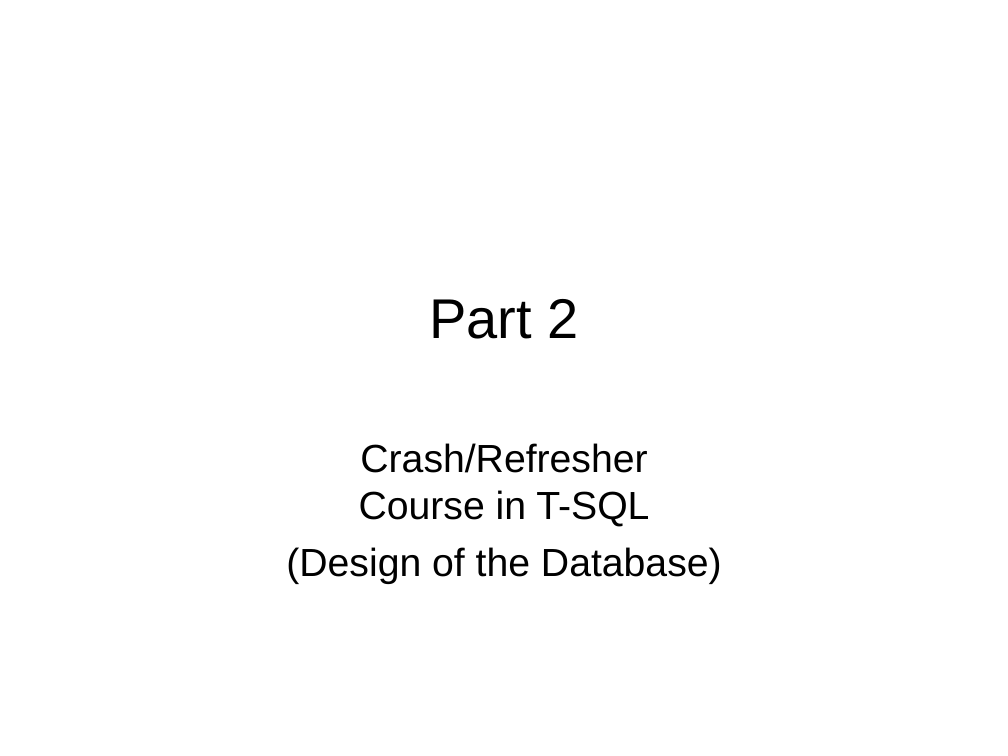
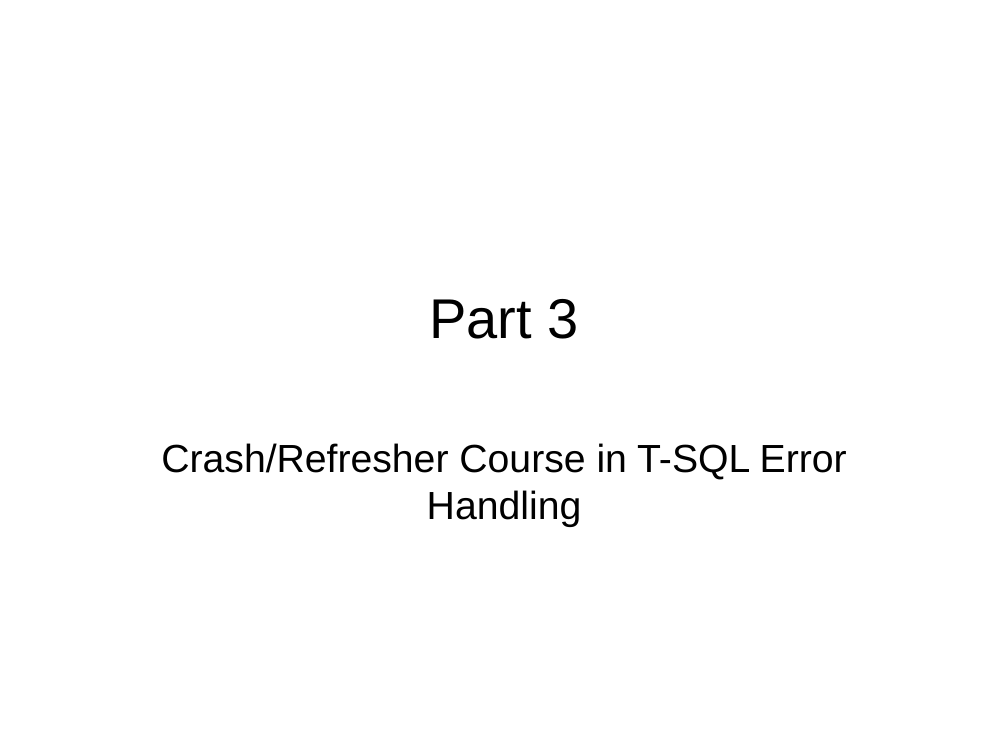
Before and after one commit to LIPHP/Employee-Contact-List, a slide deck: slide 13 of Docs/Using Microsoft SQL Server with PHP.ppt (slide 9 before the commit). Drawn at 1008x756 pixels with LibreOffice and Linux fonts; fonts in the diff are those of the drawing. Boxes give left, top, right and bottom in pixels: in the first picture for what was removed or moved away, otherwise in the second. Text is boxed around its words. In the diff, an @@ line names an element or a change of style, - is before the commit and + after.

```diff
--- a/Docs/Using Microsoft SQL Server with PHP.ppt
+++ b/Docs/Using Microsoft SQL Server with PHP.ppt
@@ title at <box>429,299,578,339</box>: text changed @@
-Part 2
+Part 3
@@ subtitle at <box>161,443,847,527</box>: text changed @@
-Crash/Refresher
-Course in T-SQL
-(Design of the Database)
+Crash/Refresher Course in T-SQL Error Handling
```
Also in this commit, not shown: 15 slides added, 1 slide removed, 2 other files.
